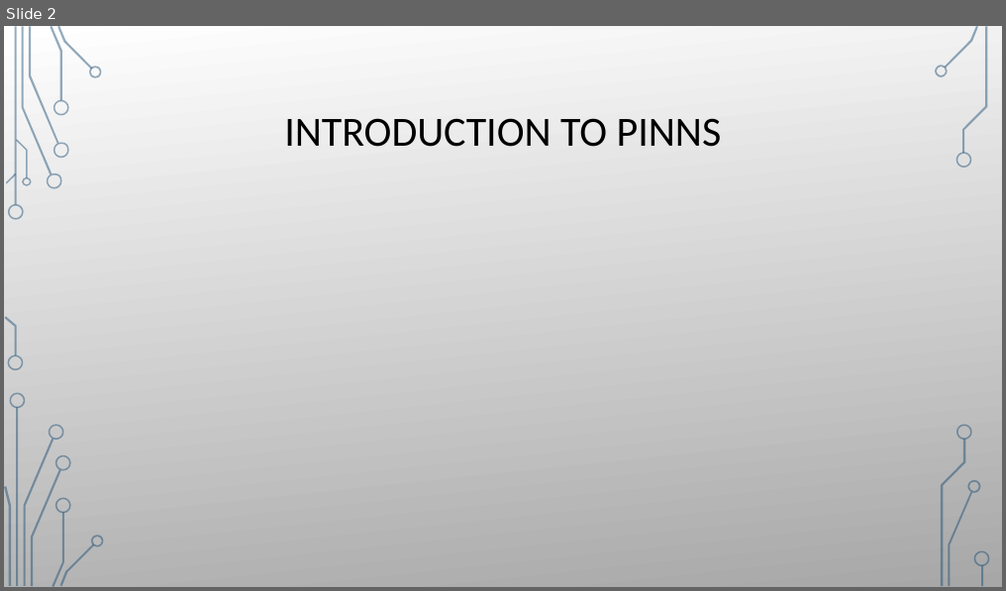
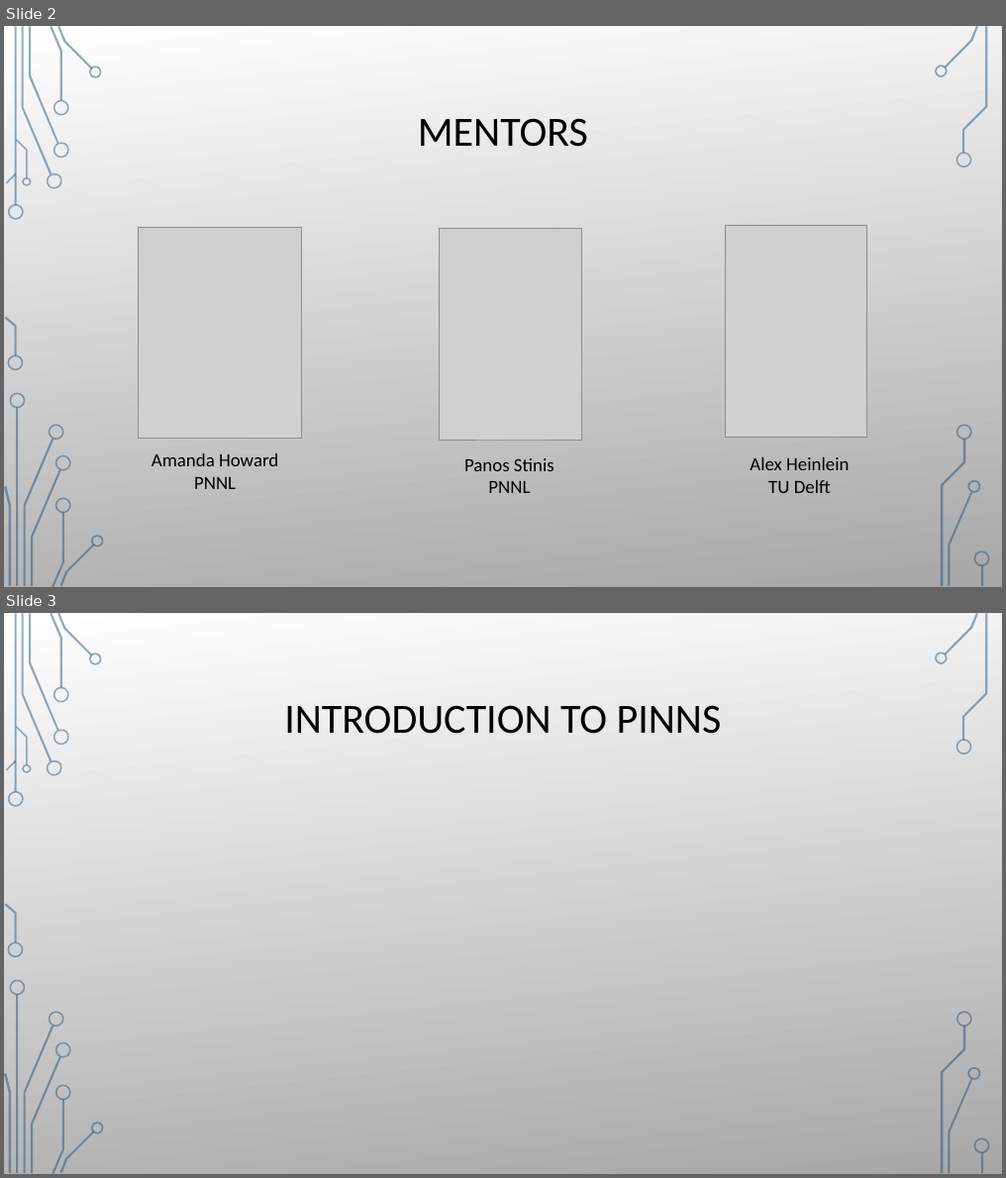
Before and after one commit to damienbeecroft/pnnl_research, a slide deck: MFFBPINNs.pptx. Shown one above the other, each under a label of ours: slide 2 before the commit, slides 2 and 3 after it. The pictures are 1006x591 and 1006x1178 pixels, drawn with LibreOffice and Linux fonts; fonts in the diff are those of the drawing; grey boxes stand for pictures; background and template pictures are left out. Boxes give left, top, right and bottom in pixels: in the first picture for what was removed or moved away, otherwise in the second. Text is boxed around its words. In the diff, an @@ line names an element or a change of style, - is before the commit and + after.

```diff
--- a/MFFBPINNs.pptx
+++ b/MFFBPINNs.pptx
@@ slide 2 added at box(4, 26, 1002, 587), background picture (left out); not listed: 36 template elements that a slide beside it also shows @@
@@ rectangle added at box(4, 26, 1002, 587), fill gradient #FFFFFF to #A7A7A7 @@
@@ title added at box(418, 118, 588, 147), 40 pt, text #000000 @@
+MENTORS
@@ picture added at box(138, 227, 302, 439) @@
@@ picture added at box(439, 228, 581, 440) @@
@@ picture added at box(725, 225, 867, 438) @@
@@ text added at box(152, 454, 278, 489), 18 pt, text #000000 @@
+Amanda Howard
+PNNL
@@ text added at box(464, 459, 554, 493), 18 pt, text #000000 @@
+Panos Stinis
+PNNL
@@ text added at box(749, 458, 848, 493), 18 pt, text #000000 @@
+Alex Heinlein
+TU Delft
@@ group added at box(4, 26, 104, 587): 24 freeform shapes, 2 rectangles @@
@@ group added at box(935, 26, 990, 586): 9 freeform shapes, 1 rectangle @@
@@ what was slide 2 is now slide 3 @@
```
Also in this commit, not shown: 9 slides changed, 1 other slide added, 14 other files.
